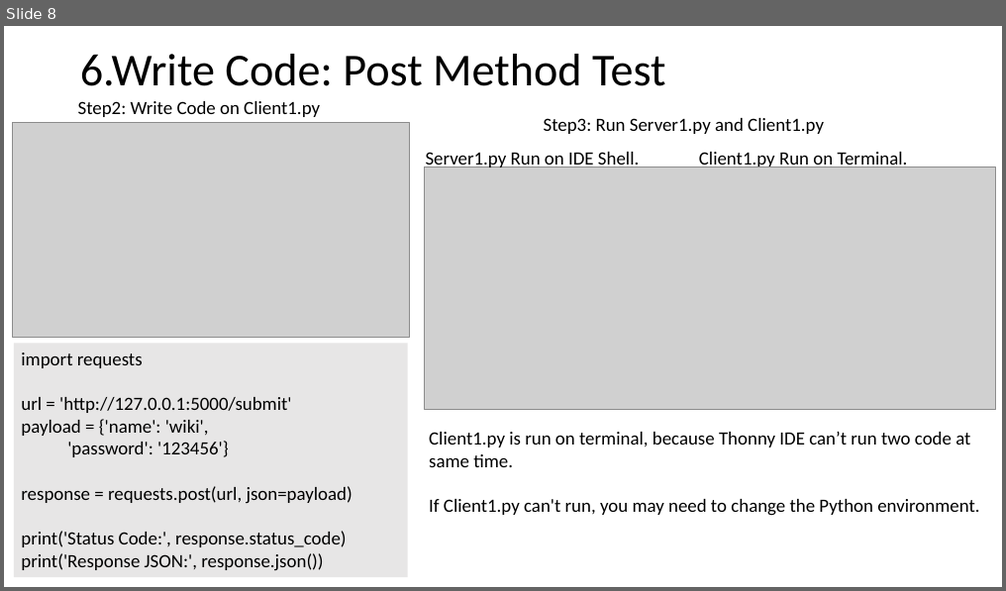
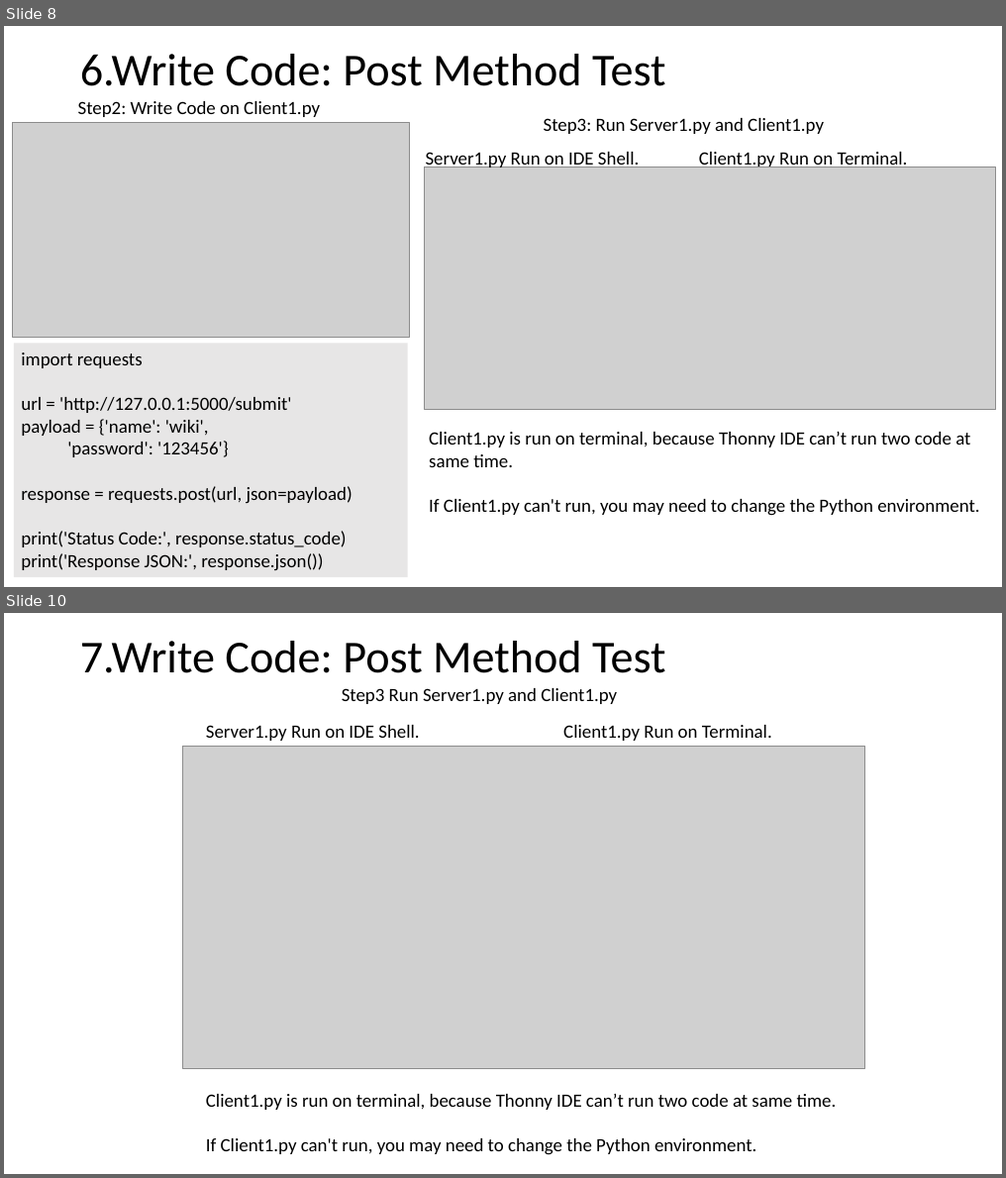
Before and after one commit to Chen-Wi-Ki/FlaskServerTeach, a slide deck: PythonFlask/Teach.pptx. Shown one above the other, each under a label of ours: slide 8 before the commit, slides 8 and 10 after it; the slides between them are not shown. The pictures are 1006x591 and 1006x1178 pixels, drawn with LibreOffice and Linux fonts; fonts in the diff are those of the drawing; grey boxes stand for pictures. Boxes give left, top, right and bottom in pixels: in the first picture for what was removed or moved away, otherwise in the second. Text is boxed around its words. In the diff, an @@ line names an element or a change of style, - is before the commit and + after.

Commit message:
Post Method--Bmi & Age Teach Updata

```diff
--- a/PythonFlask/Teach.pptx
+++ b/PythonFlask/Teach.pptx
@@ slide 10 added at (4,613,1002,1174), background #FFFFFF @@
@@ title added at (80,641,665,673), 44 pt, text #000000 @@
+7.Write Code: Post Method Test
@@ text added at (342,688,617,704), 18 pt, text #000000 @@
+Step3 Run Server1.py and Client1.py
@@ text added at (206,725,419,741), 18 pt, text #000000 @@
+Server1.py Run on IDE Shell.
@@ text added at (563,725,772,741), 18 pt, text #000000 @@
+Client1.py Run on Terminal.
@@ picture added at (183,747,865,1069) @@
@@ text added at (206,1094,837,1156), 18 pt, text #000000 @@
+Client1.py is run on terminal, because Thonny IDE can’t run two code at same time.
+If Client1.py can't run, you may need to change the Python environment.
```
Also in this commit, not shown: 1 slide changed.
